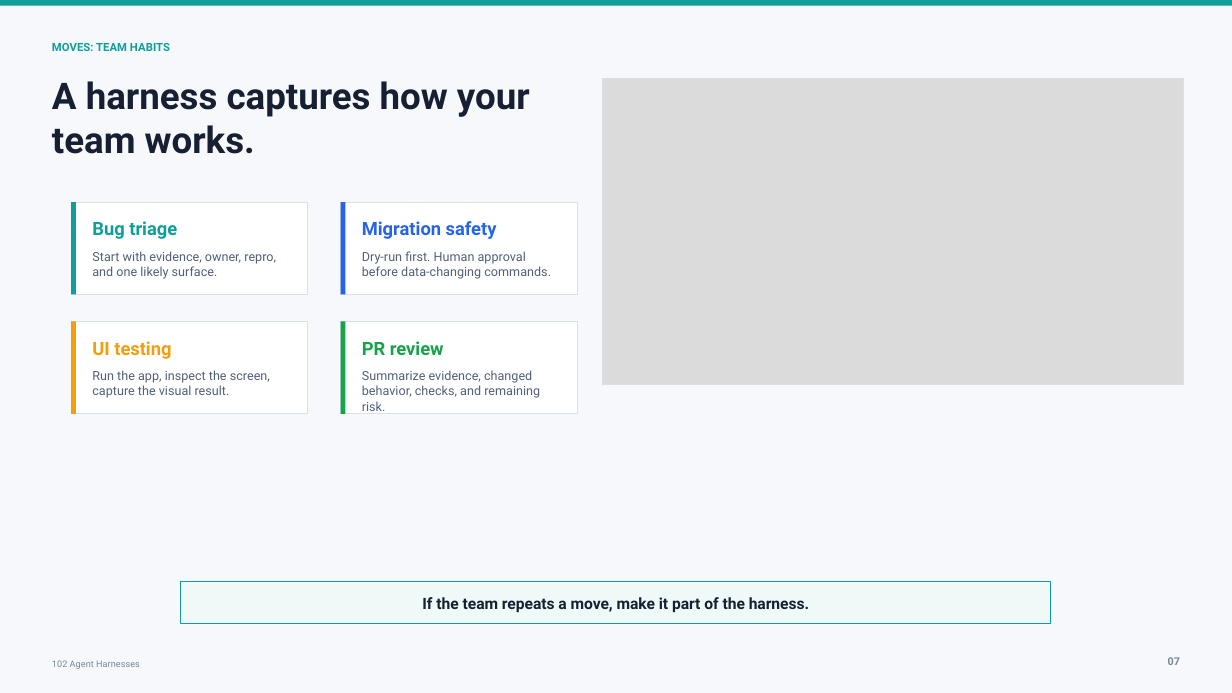
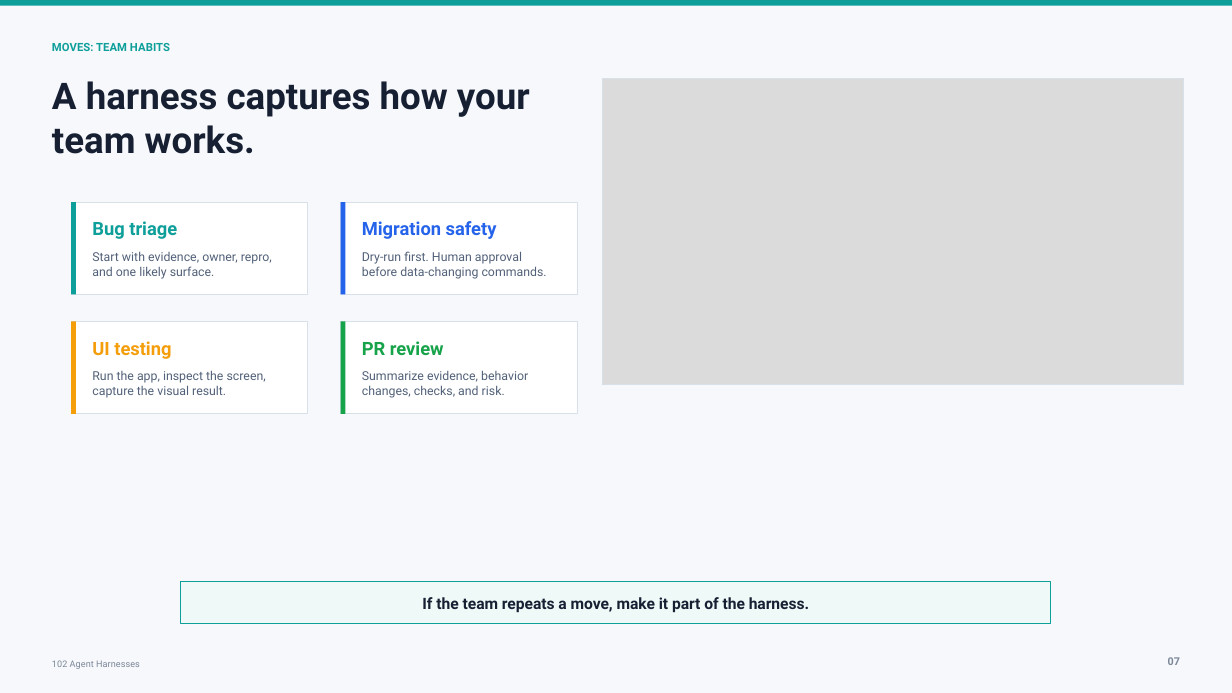
Before and after one commit to Cmcd9155/101-ai-basics-for-developers-presentation, a slide deck: slide 7 of presentations/102/deck/102-agent-harnesses.pptx. Drawn at 1232x693 pixels with LibreOffice and Linux fonts; fonts in the diff are those of the drawing; grey boxes stand for pictures. Boxes give left, top, right and bottom in pixels: in the first picture for what was removed or moved away, otherwise in the second. Text is boxed around its words. In the diff, an @@ line names an element or a change of style, - is before the commit and + after.

```diff
--- a/presentations/102/deck/102-agent-harnesses.pptx
+++ b/presentations/102/deck/102-agent-harnesses.pptx
@@ size 9.8 to 9.6 pt in 3 elements at [92,370,266,398], [92,252,272,279], [362,251,547,279] @@
@@ text at [362,370,528,398]: text changed; size 9.8 to 9.6 pt @@
-Summarize evidence, changed behavior, checks, and remaining risk.
+Summarize evidence, behavior changes, checks, and risk.
```
Also in this commit, not shown: 11 other slides changed, 18 other files.
